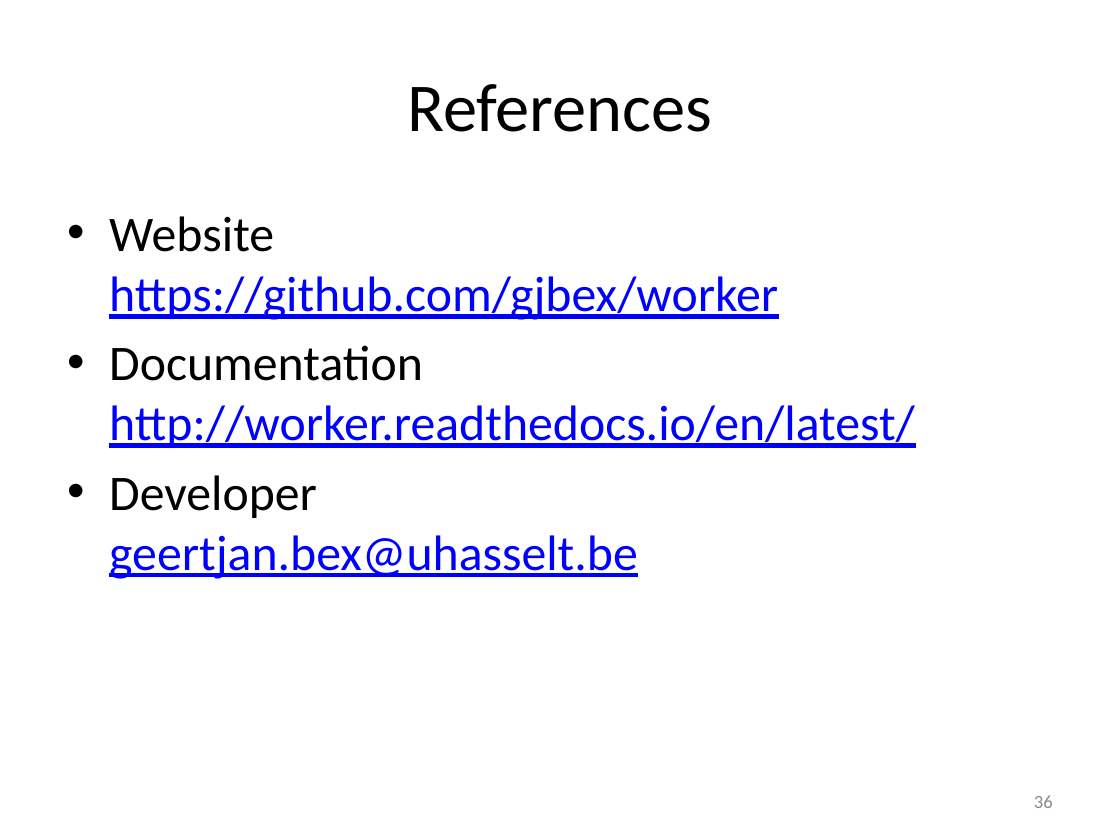
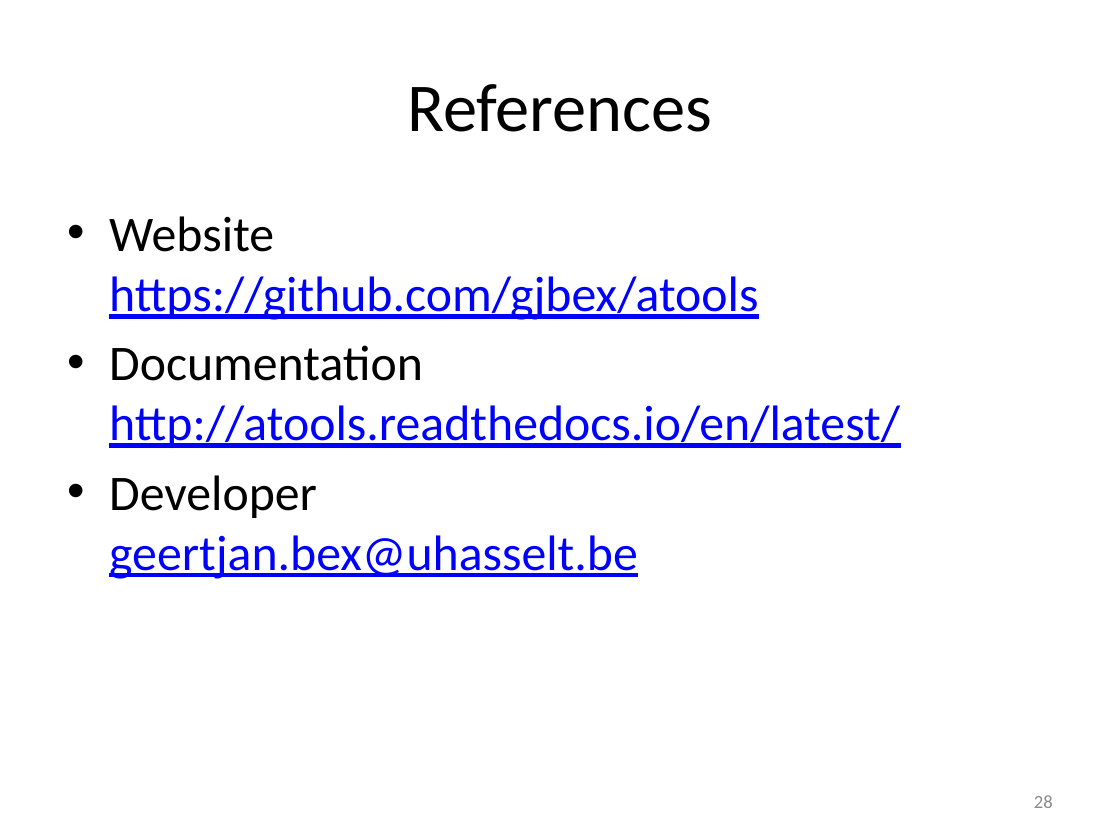
Before and after one commit to gjbex/atools, a slide deck: slide 28 of atools.pptx (slide 36 before the commit). Drawn at 1120x840 pixels with LibreOffice and Linux fonts; fonts in the diff are those of the drawing. Boxes give left, top, right and bottom in pixels: in the first picture for what was removed or moved away, otherwise in the second. Text is boxed around its words. In the diff, an @@ line names an element or a change of style, - is before the commit and + after.

Commit message:
Add slides on atools featrues

```diff
--- a/atools.pptx
+++ b/atools.pptx
@@ text at (x1=109, y1=216, x2=900, y2=448): text changed @@
-• Website
-  https://github.com/gjbex/worker
-• Documentation
-  http://worker.readthedocs.io/en/latest/
+• Website
+  https://github.com/gjbex/atools
+• Documentation
+  http://atools.readthedocs.io/en/latest/
@@ page number at (x1=1034, y1=795, x2=1053, y2=808): text changed @@
-36
+28
```
Also in this commit, not shown: 10 other slides changed, 1 slide added, 9 slides removed.
